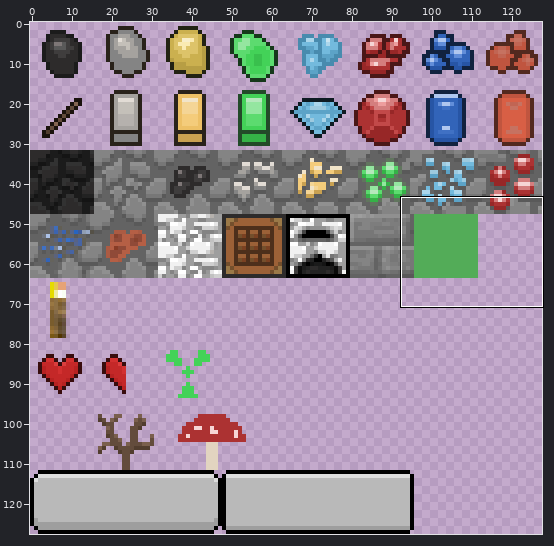
Two states of a sprite sheet, src/assets/tileset.png. The picture above shows the old version from afar; the outline marks the close-up.
Close-up. Before:
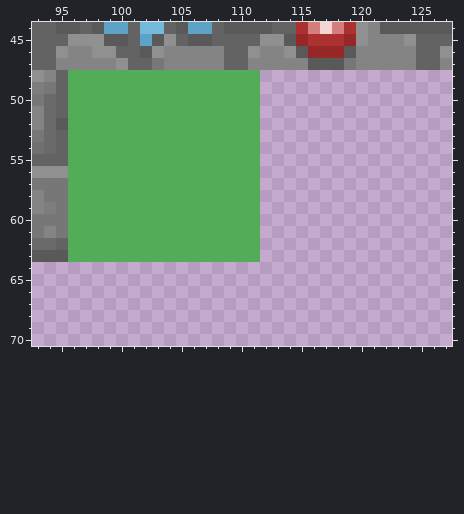
The file is 128x128 pixels. Colours within 5 levels of each other are drawn and written as one. Shown: x 93..127, y 44..70.
The same view after the edit:
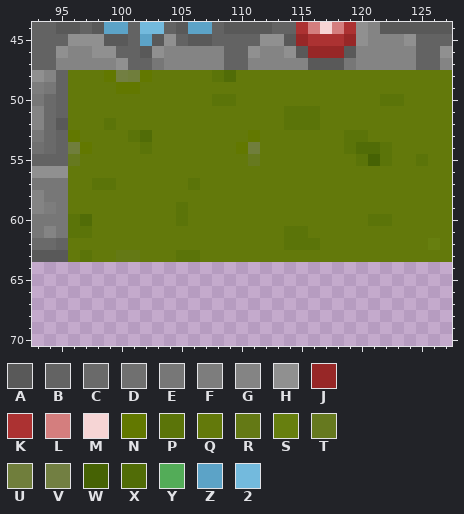
Palette (. is transparent): A #595959  B #636363  C #6a6a6a  D #707070  E #777777  F #7d7d7d  G #848484  H #909090  J #972727  K #ac3232  L #d47e7e  M #f6d5d5  N #627800  P #5b7409  Q #63790b  R #647915  S #677f0f  T #66791f  U #707e3c  V #727f42  W #466204  X #516c07  Y #53ac58  Z #5ca3c7  2 #73badd
Edits made:
Colour Y becomes colour N in row 48 at x 99 and 102; in row 49 at x 100 to 101; in row 53 at x 96 and 111; in row 54 at x 97 and 110.
The author put colour P in row 50 at x 122 to 123; in rows 51 to 52 at x 114 to 116; in row 53 at x 119 to 120; in row 54 at x 119 and 122; in row 55 at x 120, 122 and 125; in row 60 at x 121 to 122.
The author put colour P in row 61 at x 114 to 115; in row 62 at x 114 to 116.
Colour Y becomes colour P in row 48 at x 108; in row 50 at x 108 to 109; in row 52 at x 99; in row 53 at x 101; in row 54 at x 102; in row 57 at x 98 to 99 and 106.
Colour Y becomes colour P in row 59 at x 105; in row 60 at x 96 and 105; in row 61 at x 96 to 97; in row 63 at x 97 and 105 to 106.
The author put colour Q in rows 48 to 49 at x 112 to 127; in row 50 at x 112 to 121 and 124 to 127; in rows 51 to 52 at x 112 to 113 and 117 to 127; in row 53 at x 112 to 118 and 121 to 127; in row 54 at x 112 to 118 and 123 to 127; in row 55 at x 112 to 119, 123 to 124 and 126 to 127.
The author put colour Q in rows 56 to 59 at x 112 to 127; in row 60 at x 112 to 120 and 123 to 127; in row 61 at x 112 to 113 and 116 to 127; in row 62 at x 112 to 113, 117 to 125 and 127; in row 63 at x 112 to 127.
Colour Y becomes colour Q in row 48 at x 96 to 98, 103 to 107 and 110 to 111; in row 49 at x 96 to 99 and 102 to 111; in row 50 at x 96 to 107 and 110 to 111; in row 51 at x 96 to 111; in row 52 at x 96 to 98 and 100 to 111; in row 53 at x 97 to 100 and 103 to 110.
Colour Y becomes colour Q in row 54 at x 98 to 101 and 103 to 109; in row 55 at x 97 to 110; in row 56 at x 96 to 111; in row 57 at x 96 to 97, 100 to 105 and 107 to 111; in row 58 at x 96 to 111; in row 59 at x 96 to 104 and 106 to 111.
Colour Y becomes colour Q in row 60 at x 98 to 104 and 106 to 111; in row 61 at x 98 to 111; in row 62 at x 96 to 111; in row 63 at x 96, 98 to 99, 102 to 104 and 107 to 111.
Colour Y becomes colour R in row 63 at x 100 to 101.
The author put colour S in row 62 at x 126.
Colour Y becomes colour T in row 55 at x 96 and 111.
Colour Y becomes colour U in row 48 at x 101; in row 54 at x 96 and 111.
Colour Y becomes colour V in row 48 at x 100.
The author put colour W in row 55 at x 121.
The author put colour X in row 54 at x 120 to 121.
Colour Y becomes colour X in row 48 at x 109; in row 53 at x 102; in row 60 at x 97.
Boxes around the changes in both close-ups, in picture pixels (x1, y1, x2, y2):
changed: (68, 70, 452, 262)
